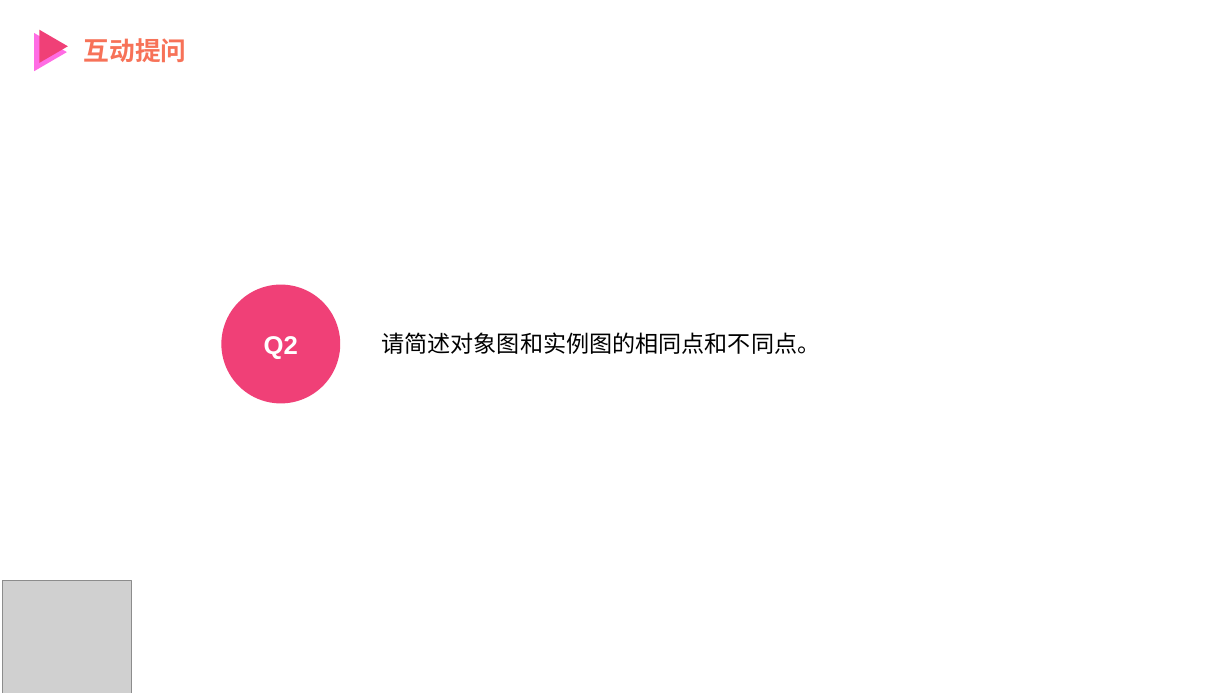
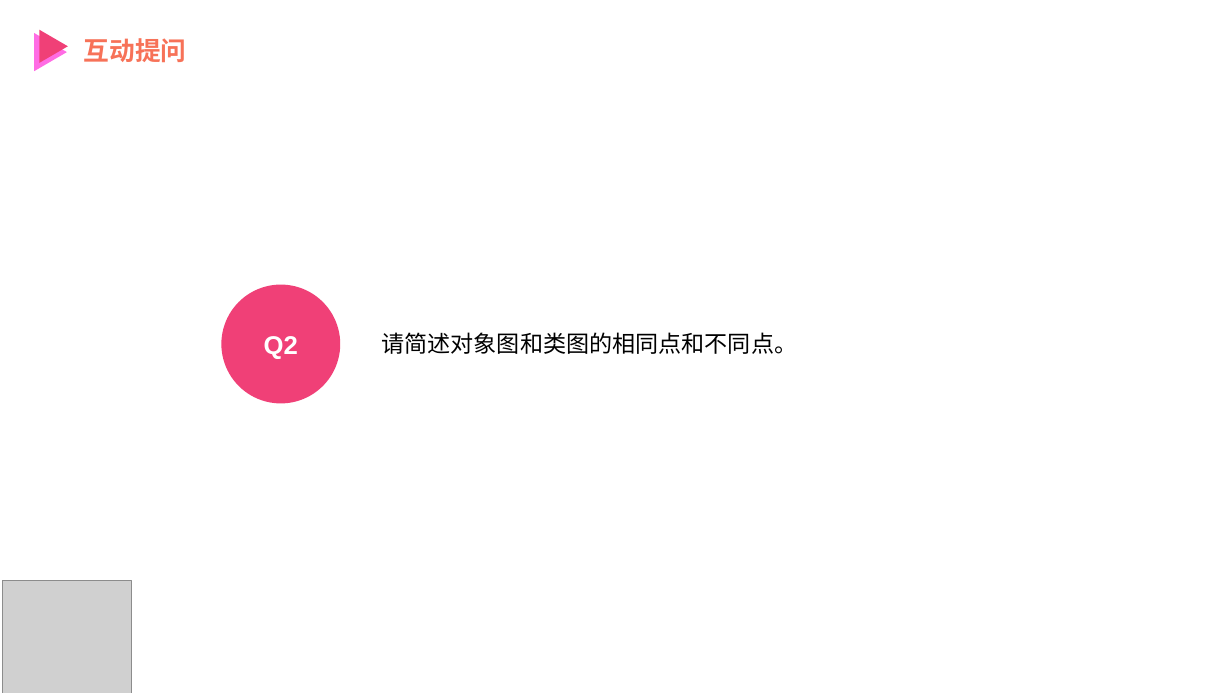
Before and after one commit to MrBlackry/SE-Education-Assistant-System, a slide deck: slide 65 of 非受控文档/陈铭阳/PRD2018-G12-UML概述PPT.pptx (slide 63 before the commit). Drawn at 1232x693 pixels with LibreOffice and Linux fonts; fonts in the diff are those of the drawing; grey boxes stand for pictures. Boxes give left, top, right and bottom in pixels: in the first picture for what was removed or moved away, otherwise in the second. Text is boxed around its words. In the diff, an @@ line names an element or a change of style, - is before the commit and + after.

```diff
--- a/非受控文档/陈铭阳/PRD2018-G12-UML概述PPT.pptx
+++ b/非受控文档/陈铭阳/PRD2018-G12-UML概述PPT.pptx
@@ text at (381, 332, 797, 354): text changed @@
-请简述对象图和实例图的相同点和不同点。
+请简述对象图和类图的相同点和不同点。
```
Also in this commit, not shown: 1 other slide changed, 2 slides added.
